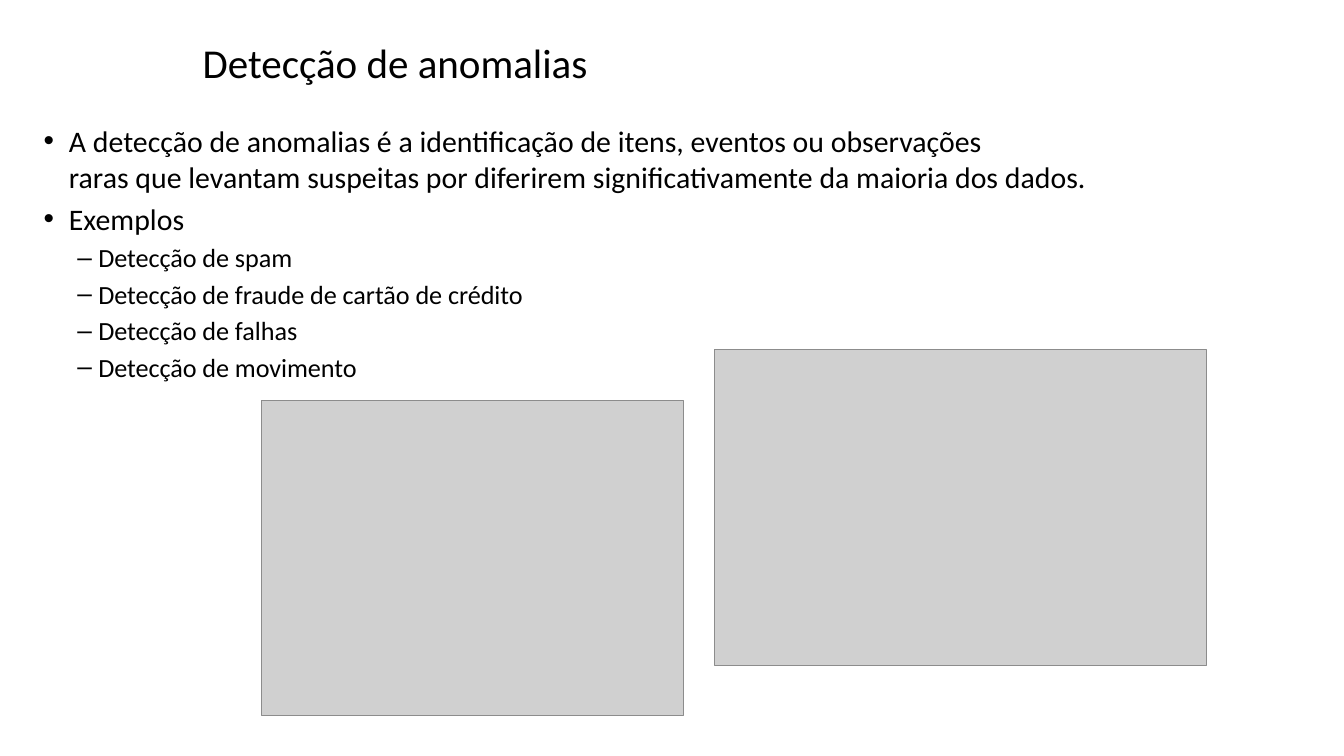
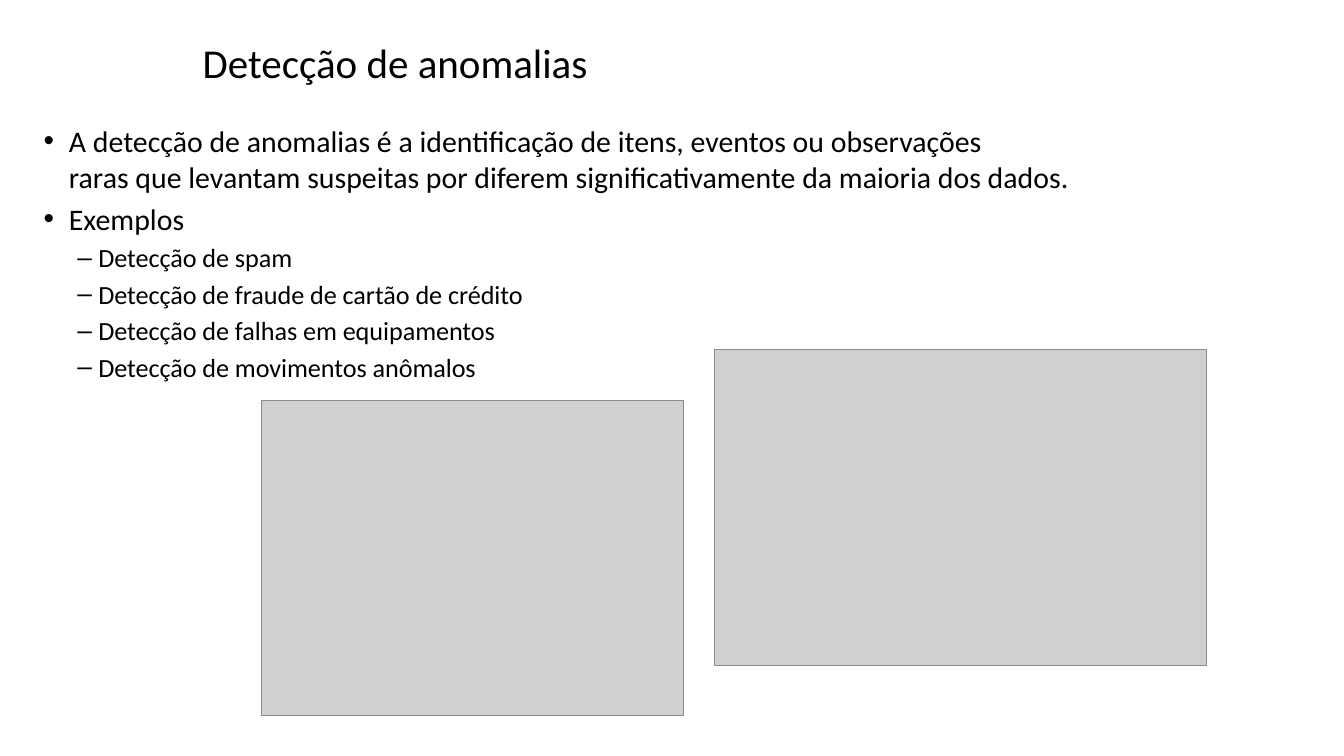
Before and after one commit to zz4fap/tp557-iot-ml, a slide deck: slide 14 of slides/TP557_16_detecção_de_anomalias.pptx. Drawn at 1344x756 pixels with LibreOffice and Linux fonts; fonts in the diff are those of the drawing; grey boxes stand for pictures; background and template pictures are left out. Boxes give left, top, right and bottom in pixels: in the first picture for what was removed or moved away, otherwise in the second. Text is boxed around its words. In the diff, an @@ line names an element or a change of style, - is before the commit and + after.

```diff
--- a/slides/TP557_16_detecção_de_anomalias.pptx
+++ b/slides/TP557_16_detecção_de_anomalias.pptx
@@ text at box(69, 131, 1069, 193): text changed @@
-• A detecção de anomalias é a identificação de itens, eventos ou observações raras que levantam suspeitas por diferirem significativamente da maioria dos dados.
+• A detecção de anomalias é a identificação de itens, eventos ou observações raras que levantam suspeitas por diferem significativamente da maioria dos dados.
@@ text at box(98, 321, 495, 382): text changed @@
-  – Detecção de falhas
-  – Detecção de movimento
+  – Detecção de falhas em equipamentos
+  – Detecção de movimentos anômalos
```
Also in this commit, not shown: 9 other slides changed, 1 other file.
